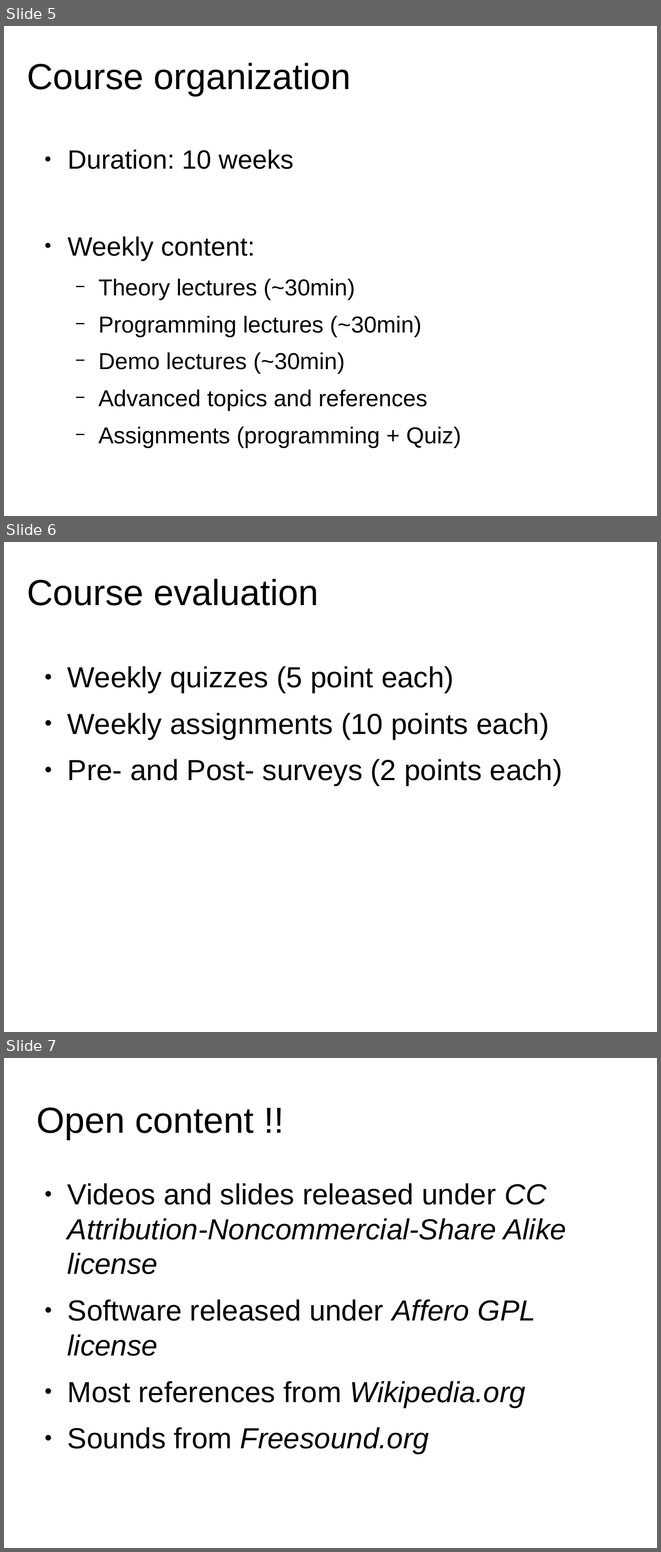
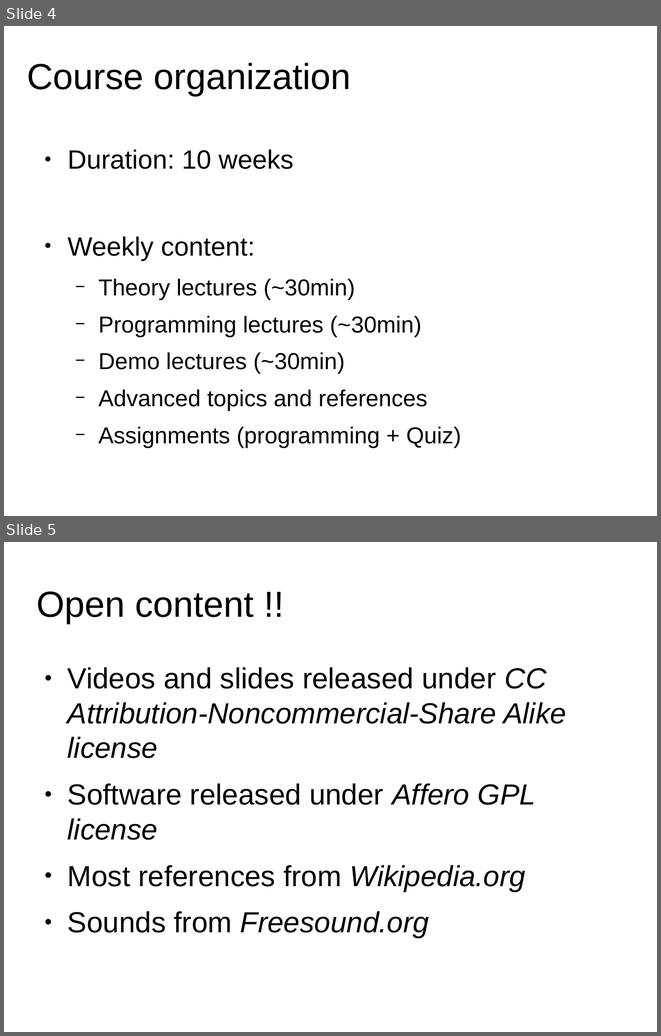
Before and after one commit to MTG/sms-tools, a slide deck: lectures/01-Introduction/1T1-Welcome.odp. Shown one above the other, each under a label of ours: slides 5, 6 and 7 before the commit, slides 4 and 5 after it. The pictures are 661x1552 and 661x1036 pixels, drawn with LibreOffice and Linux fonts; fonts in the diff are those of the drawing. Boxes give left, top, right and bottom in pixels: in the first picture for what was removed or moved away, otherwise in the second. Text is boxed around its words. In the diff, an @@ line names an element or a change of style, - is before the commit and + after.

```diff
--- a/lectures/01-Introduction/1T1-Welcome.odp
+++ b/lectures/01-Introduction/1T1-Welcome.odp
@@ slide 6 removed at (x1=4, y1=542, x2=657, y2=1032), background #FFFFFF @@
@@ title removed at (x1=27, y1=579, x2=319, y2=606) @@
-Course evaluation
@@ text removed at (x1=68, y1=666, x2=563, y2=785) @@
-● Weekly quizzes (5 point each)
-● Weekly assignments (10 points each)
-● Pre- and Post- surveys (2 points each)
@@ what was slide 5 is now slide 4 @@
@@ what was slide 7 is now slide 5 @@
```
Also in this commit, not shown: 1 other slide removed.
